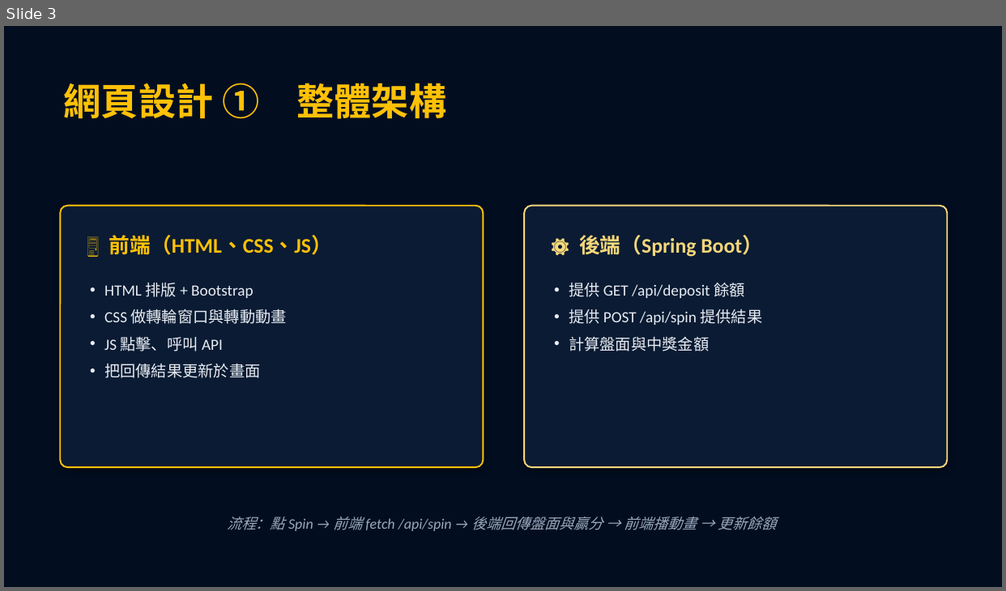
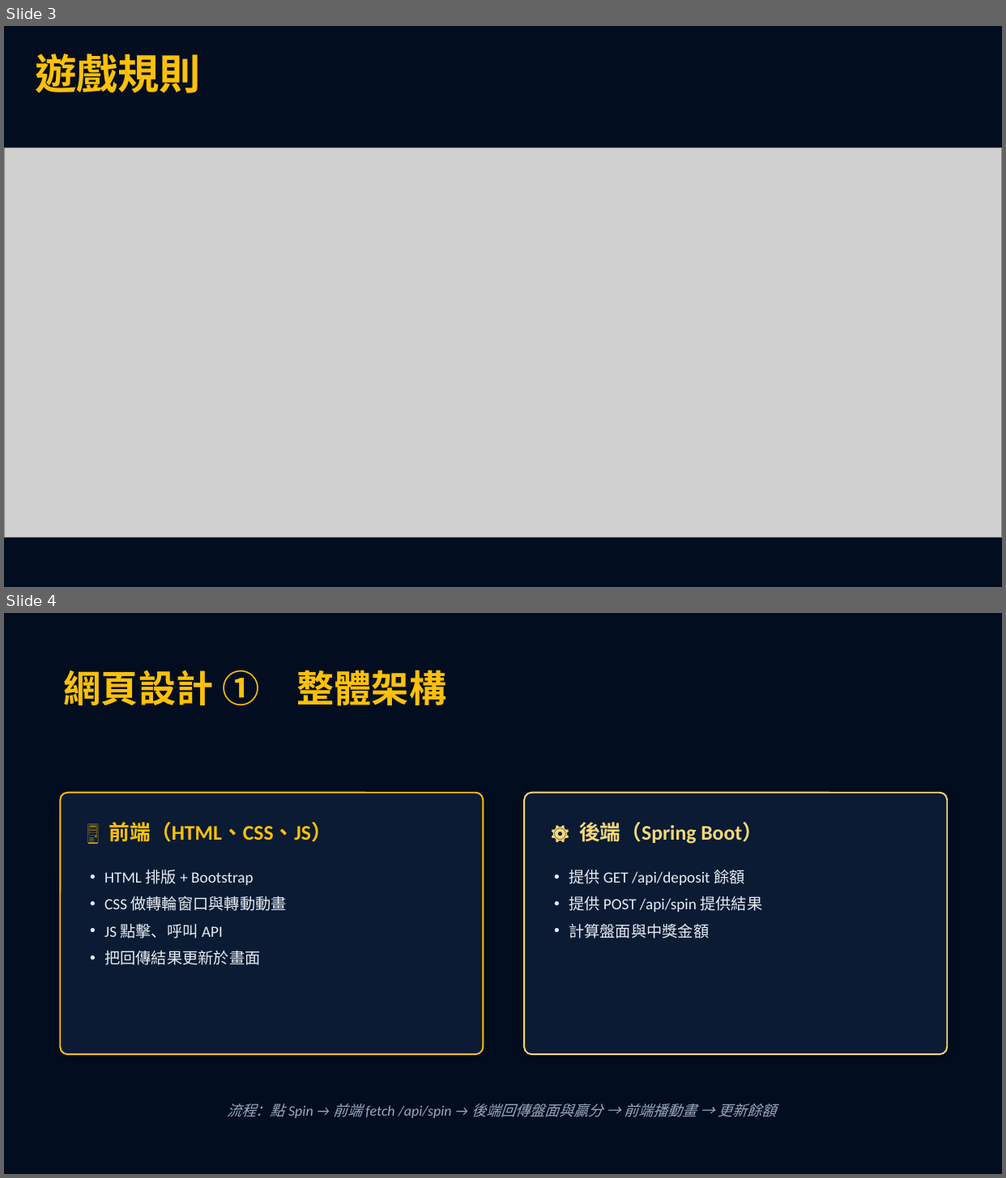
Before and after one commit to bxumsle000-cmd/slot-game, a slide deck: 老虎機專案簡報.pptx. Shown one above the other, each under a label of ours: slide 3 before the commit, slides 3 and 4 after it. The pictures are 1006x591 and 1006x1178 pixels, drawn with LibreOffice and Linux fonts; fonts in the diff are those of the drawing; grey boxes stand for pictures. Boxes give left, top, right and bottom in pixels: in the first picture for what was removed or moved away, otherwise in the second. Text is boxed around its words. In the diff, an @@ line names an element or a change of style, - is before the commit and + after.

```diff
--- a/老虎機專案簡報.pptx
+++ b/老虎機專案簡報.pptx
@@ slide 3 added at [4,26,1002,587], background #020E20 @@
@@ text added at [35,54,201,93], 40 pt, text #FFC107, bold @@
+遊戲規則
@@ picture added at [4,148,1002,536] @@
@@ what was slide 3 is now slide 4 @@
```
Also in this commit, not shown: 2 slides changed, 3 other files.
